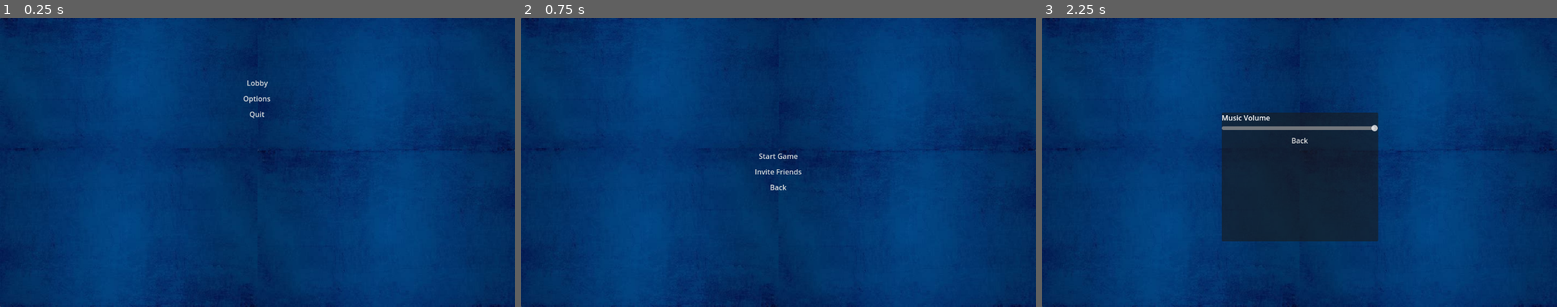
Above: before the commit, frames 1-3 (left to right).
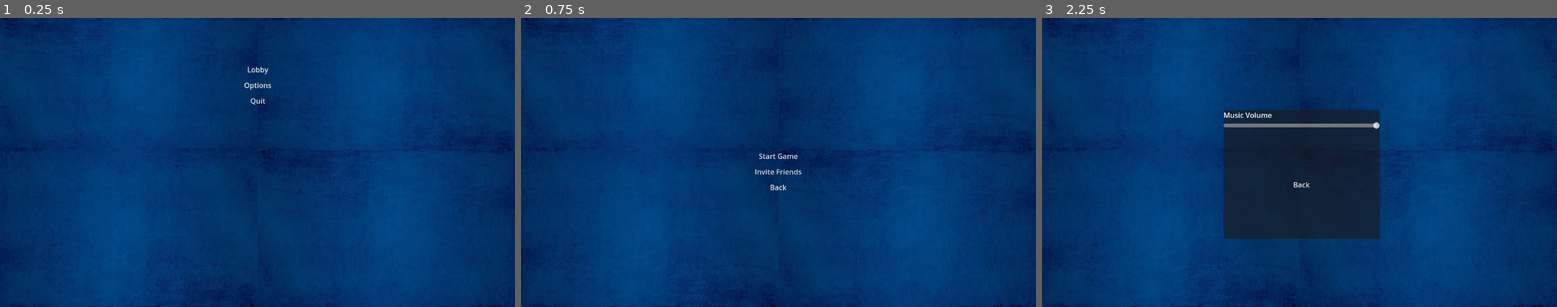
Above: after the commit, the same moments.

Repository: Zblaz/Rounds2
Game: Godot game, scene res://Scenes/main_menu.tscn
Same seed, same stepped clock (60 frames per second), same inputs: the game is played once before the commit and once after it.
Inputs:
- Up to frame 1 (0.25 s): no input
- Up to frame 2 (0.75 s): click "Lobby" at 0.5 s
- Up to frame 3 (2.25 s): click "Back" at 1.25 s; click "Options" at 2 s

The runs differ from the first frame. In frame 1, 0.2% of the frame differs, in the area x 47-53%, y 16-35%; in frame 2, nothing differs; in frame 3, 1.7%, in the area x 34-66%, y 31-78%.

Commit message:
Music Fix + Minor UI

Diff:
--- a/Scenes/main_menu.tscn
+++ b/Scenes/main_menu.tscn
@@ -21,10 +21,10 @@
 anchor_top = 0.5
 anchor_right = 0.5
 anchor_bottom = 0.5
-offset_left = -576.0
-offset_top = -286.0
-offset_right = 575.0
-offset_bottom = 270.0
+offset_left = -249.0
+offset_top = -224.0
+offset_right = 251.0
+offset_bottom = 76.0
 grow_horizontal = 2
 grow_vertical = 2
 
@@ -34,11 +34,7 @@
 [node name="Play" type="Button" parent="MarginContainer/VBoxContainer"]
 layout_mode = 2
 tooltip_text = "Online Lobby"
-text = "
-
-
-
-Lobby"
+text = "Lobby"
 flat = true
 
 [node name="Options" type="Button" parent="MarginContainer/VBoxContainer"]
--- a/Scenes/music_slider.tscn
+++ b/Scenes/music_slider.tscn
@@ -9,4 +9,4 @@
 max_value = 1.0
 step = 0.001
 script = ExtResource("1_1o1lb")
-bus_name = "music"
+bus_name = "Music"
--- a/Scenes/options_menu.tscn
+++ b/Scenes/options_menu.tscn
@@ -17,10 +17,10 @@
 
 [node name="Options" type="PanelContainer" parent="."]
 layout_mode = 2
-offset_left = 402.0
-offset_top = 212.0
-offset_right = 752.0
-offset_bottom = 501.0
+offset_left = 406.0
+offset_top = 206.0
+offset_right = 756.0
+offset_bottom = 495.0
 
 [node name="Contents" type="VBoxContainer" parent="Options"]
 layout_mode = 2
@@ -29,11 +29,14 @@
 layout_mode = 2
 text = "Music Volume"
 
-[node name="HSlider" parent="Options/Contents" instance=ExtResource("3_3vwjx")]
+[node name="Music Slider" parent="Options/Contents" instance=ExtResource("3_3vwjx")]
 layout_mode = 2
+min_value = 0.0
 
 [node name="Back" type="Button" parent="Options/Contents"]
 layout_mode = 2
+size_flags_horizontal = 4
+size_flags_vertical = 6
 tooltip_text = "Return to Main Menu"
 text = "Back"
 flat = true
--- a/Scenes/test_world.tscn
+++ b/Scenes/test_world.tscn
@@ -1,72 +1,76 @@
 [gd_scene load_steps=5 format=3 uid="uid://duetot553lyv2"]
 
-[ext_resource type="Script" path="res://Scenes/rigid_body_2d.gd" id="1_8iggm"]
-[ext_resource type="PackedScene" uid="uid://m1bjk5tikiey" path="res://Scenes/player.tscn" id="1_wnav8"]
+[ext_resource type="PackedScene" uid="uid://bm51igncwj17o" path="res://Scenes/player.tscn" id="1_wnav8"]
+
+[sub_resource type="CircleShape2D" id="CircleShape2D_8gqi2"]
+radius = 35.2278
+
+[sub_resource type="PhysicsMaterial" id="PhysicsMaterial_3y2u2"]
 
 [sub_resource type="RectangleShape2D" id="RectangleShape2D_dmq6o"]
 size = Vector2(22, 64)
 
-[sub_resource type="CircleShape2D" id="CircleShape2D_8gqi2"]
-radius = 35.2278
+[node name="Test_Map" type="Node2D"]
 
-[node name="Node2D" type="Node2D"]
+[node name="Player" parent="." instance=ExtResource("1_wnav8")]
 
-[node name="RigidBody2D" type="RigidBody2D" parent="."]
+[node name="CollisionShape2D2" type="CollisionShape2D" parent="Player"]
+position = Vector2(124, 488)
+shape = SubResource("CircleShape2D_8gqi2")
+
+[node name="Polygon2D" type="Polygon2D" parent="Player/CollisionShape2D2"]
+position = Vector2(5.126e-06, -0.393243)
+scale = Vector2(0.795455, 0.786517)
+polygon = PackedVector2Array(0, -44, 12, -43, 22, -38, 31, -31, 38, -22, 42, -12, 44, 0, 43, 12, 38, 23, 31, 32, 22, 39, 11, 43, 0, 45, -11, 43, -22, 38, -31, 31, -38, 22, -43, 12, -44, -1, -43, -11, -38, -23, -32, -31, -22, -38, -11, -43)
+
+[node name="Rope" type="RigidBody2D" parent="."]
 position = Vector2(332.708, 266.162)
-gravity_scale = 0.36
+mass = 0.001
+physics_material_override = SubResource("PhysicsMaterial_3y2u2")
 can_sleep = false
-script = ExtResource("1_8iggm")
 
-[node name="CollisionShape2D" type="CollisionShape2D" parent="RigidBody2D"]
+[node name="CollisionShape2D" type="CollisionShape2D" parent="Rope"]
 shape = SubResource("RectangleShape2D_dmq6o")
 
-[node name="Polygon2D" type="Polygon2D" parent="RigidBody2D/CollisionShape2D"]
+[node name="Polygon2D" type="Polygon2D" parent="Rope/CollisionShape2D"]
 polygon = PackedVector2Array(-11, 32, 11, 32, 11, -32, -11, -32)
 
-[node name="PinJoint2D" type="PinJoint2D" parent="RigidBody2D/CollisionShape2D/Polygon2D"]
+[node name="PinJoint2D" type="PinJoint2D" parent="Rope/CollisionShape2D/Polygon2D"]
 position = Vector2(1.29218, -48.1617)
-node_a = NodePath("../../../../StaticBody2D2")
+node_a = NodePath("../../../../Floor3")
 node_b = NodePath("../../..")
 motor_target_velocity = 0.222879
+
+[node name="Floor" type="StaticBody2D" parent="."]
+
+[node name="CollisionPolygon2D" type="CollisionPolygon2D" parent="Floor"]
+position = Vector2(7, -14)
+polygon = PackedVector2Array(-7, 551, 1160, 546, 1163, 649, -3, 654)
+
+[node name="Polygon2D" type="Polygon2D" parent="Floor/CollisionPolygon2D"]
+position = Vector2(5, -229)
+scale = Vector2(1, 1.40741)
+polygon = PackedVector2Array(-3, 654, 1163, 650, 1163, 550.263, -7, 551)
 
 [node name="StaticBody2D" type="StaticBody2D" parent="."]
 
 [node name="CollisionPolygon2D" type="CollisionPolygon2D" parent="StaticBody2D"]
-position = Vector2(7, -14)
-polygon = PackedVector2Array(-7, 551, 1160, 546, 1163, 649, -3, 654)
+position = Vector2(665.5, 422)
+scale = Vector2(12.25, 4.6)
+polygon = PackedVector2Array(-10, -9.99999, 10, -9.99999, 10, 9.78261, -10, 9.78261)
 
 [node name="Polygon2D" type="Polygon2D" parent="StaticBody2D/CollisionPolygon2D"]
-position = Vector2(5, -229)
-scale = Vector2(1, 1.40741)
-polygon = PackedVector2Array(-3, 654, 1163, 650, 1163, 550.263, -7, 551)
+position = Vector2(464.07, 70.972)
+scale = Vector2(0.295727, 0.496984)
+polygon = PackedVector2Array(-1603.07, -162.927, -1535.16, -162.927, -1535.16, -123.121, -1603.07, -123.559)
 
-[node name="CollisionPolygon2D2" type="CollisionPolygon2D" parent="StaticBody2D"]
-position = Vector2(-7, -205)
-polygon = PackedVector2Array(468, 551, 814, 551, 815, 601, 468, 600)
+[node name="Floor3" type="StaticBody2D" parent="."]
 
-[node name="Polygon2D" type="Polygon2D" parent="StaticBody2D/CollisionPolygon2D2"]
-position = Vector2(471.07, 275.972)
-scale = Vector2(0.295727, 0.496984)
-polygon = PackedVector2Array(-7, 654, 1163, 654, 1156.24, 553.393, -7, 551)
-
-[node name="CharacterBody2D" parent="." instance=ExtResource("1_wnav8")]
-
-[node name="CollisionShape2D2" type="CollisionShape2D" parent="CharacterBody2D"]
-position = Vector2(124, 488)
-shape = SubResource("CircleShape2D_8gqi2")
-
-[node name="Polygon2D" type="Polygon2D" parent="CharacterBody2D/CollisionShape2D2"]
-position = Vector2(5.126e-06, -0.393243)
-scale = Vector2(0.795455, 0.786517)
-polygon = PackedVector2Array(0, -44, 12, -43, 22, -38, 31, -31, 38, -22, 42, -12, 44, 0, 43, 12, 38, 23, 31, 32, 22, 39, 11, 43, 0, 45, -11, 43, -22, 38, -31, 31, -38, 22, -43, 12, -44, -1, -43, -11, -38, -23, -32, -31, -22, -38, -11, -43)
-
-[node name="StaticBody2D2" type="StaticBody2D" parent="."]
-
-[node name="CollisionPolygon2D3" type="CollisionPolygon2D" parent="StaticBody2D2"]
+[node name="CollisionPolygon2D3" type="CollisionPolygon2D" parent="Floor3"]
 position = Vector2(-309, -397)
 polygon = PackedVector2Array(468, 551, 814, 551, 815, 601, 468, 600)
 
-[node name="Polygon2D" type="Polygon2D" parent="StaticBody2D2/CollisionPolygon2D3"]
+[node name="Polygon2D" type="Polygon2D" parent="Floor3/CollisionPolygon2D3"]
 position = Vector2(470, 276)
 scale = Vector2(0.298041, 0.496984)
 polygon = PackedVector2Array(-7, 654, 1163, 654, 1156.24, 553.393, -7, 551)
--- a/project.godot
+++ b/project.godot
@@ -17,7 +17,7 @@
 
 [autoload]
 
-MenuMusic="*res://Scenes/menu_music.tscn"
+MenuMusic="res://Scenes/menu_music.tscn"
 
 [rendering]
 
Not shown: 1 places in Scenes/create_lobby.tscn that only renumber resources
Not shown: 1 places in Scenes/player.tscn that only renumber resources
